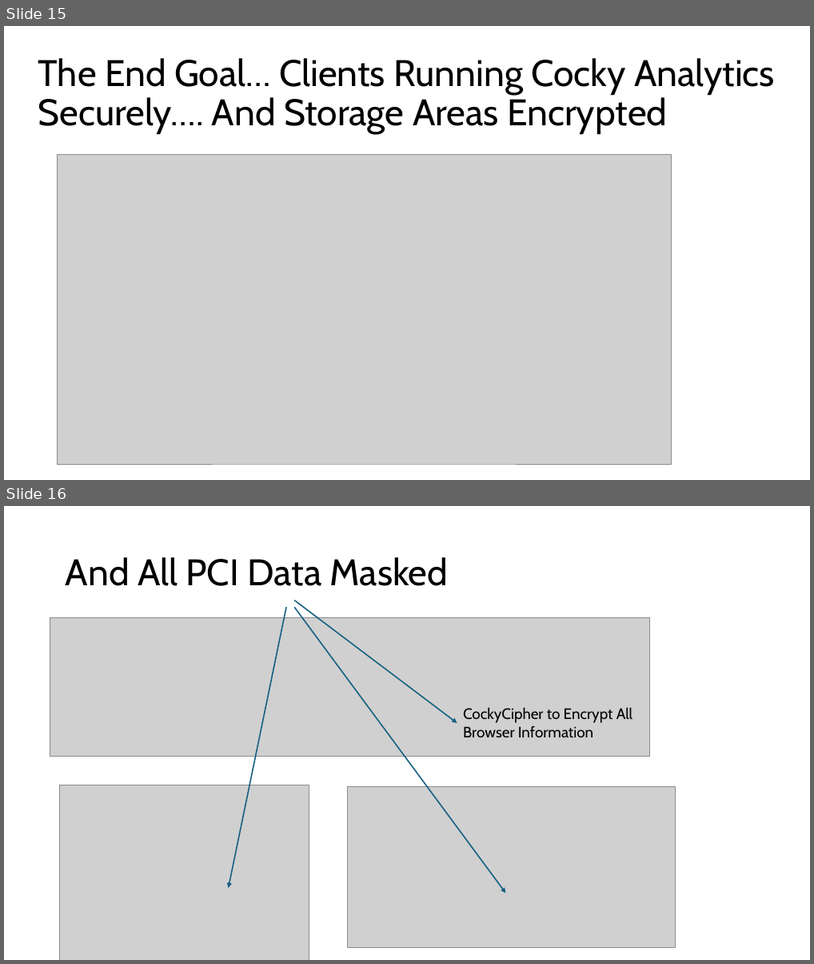
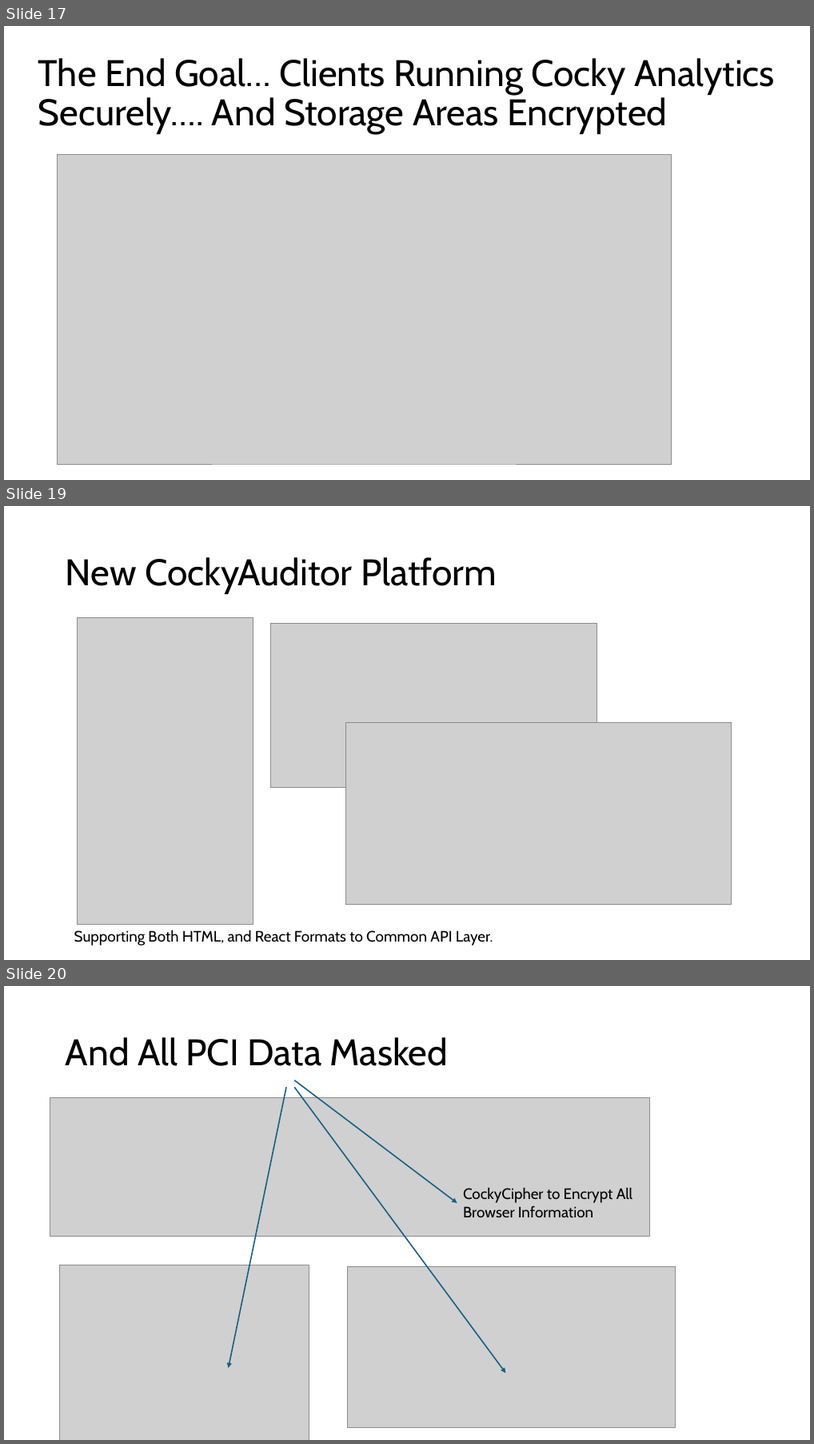
Before and after one commit to jssg33/analyticsgen4, a slide deck: sprint2/Cocky Cipher Overview.pptx. Shown one above the other, each under a label of ours: slides 15 and 16 before the commit, slides 17, 19 and 20 after it; the slides between them are not shown. The pictures are 814x964 and 814x1444 pixels, drawn with LibreOffice and Linux fonts; fonts in the diff are those of the drawing; grey boxes stand for pictures. Boxes give left, top, right and bottom in pixels: in the first picture for what was removed or moved away, otherwise in the second. Text is boxed around its words. In the diff, an @@ line names an element or a change of style, - is before the commit and + after.

```diff
--- a/sprint2/Cocky Cipher Overview.pptx
+++ b/sprint2/Cocky Cipher Overview.pptx
@@ slide 19 added at (x1=4, y1=506, x2=810, y2=960), background #FFFFFF @@
@@ title added at (x1=66, y1=557, x2=497, y2=594), 44 pt, text #000000 @@
+New CockyAuditor Platform
@@ picture added at (x1=77, y1=617, x2=253, y2=924) @@
@@ picture added at (x1=270, y1=624, x2=598, y2=788) @@
@@ picture added at (x1=346, y1=722, x2=732, y2=904) @@
@@ text added at (x1=74, y1=929, x2=494, y2=945), 18 pt, text #000000 @@
+Supporting Both HTML, and React Formats to Common API Layer.
@@ what was slide 15 is now slide 17 @@
@@ what was slide 16 is now slide 20 @@
```
Also in this commit, not shown: 2 slides changed, 10 other slides added, 1 other file.
